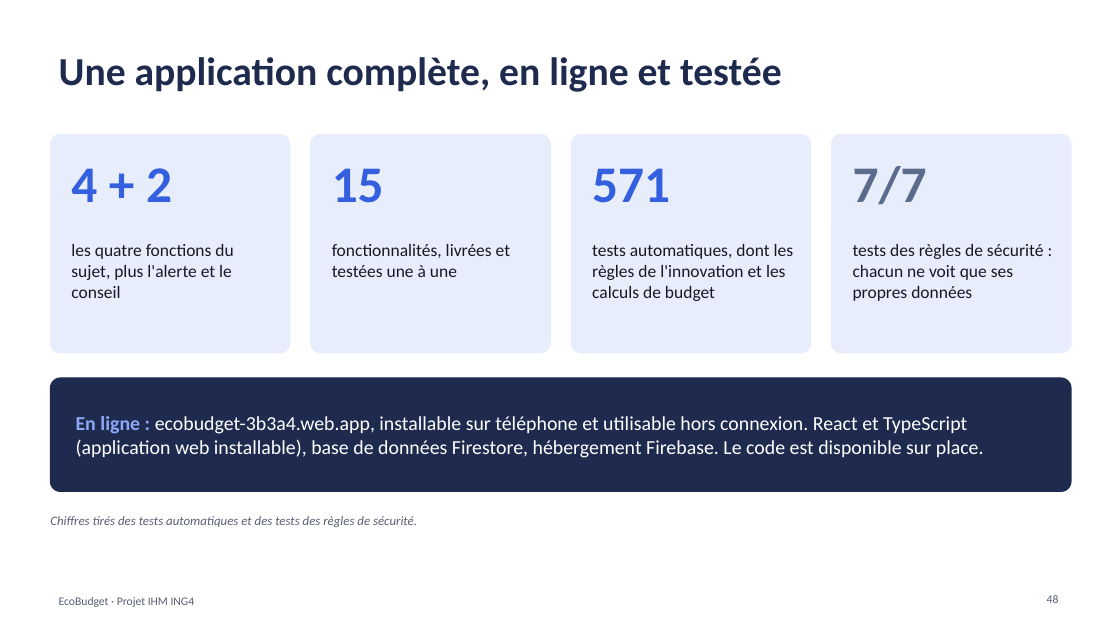
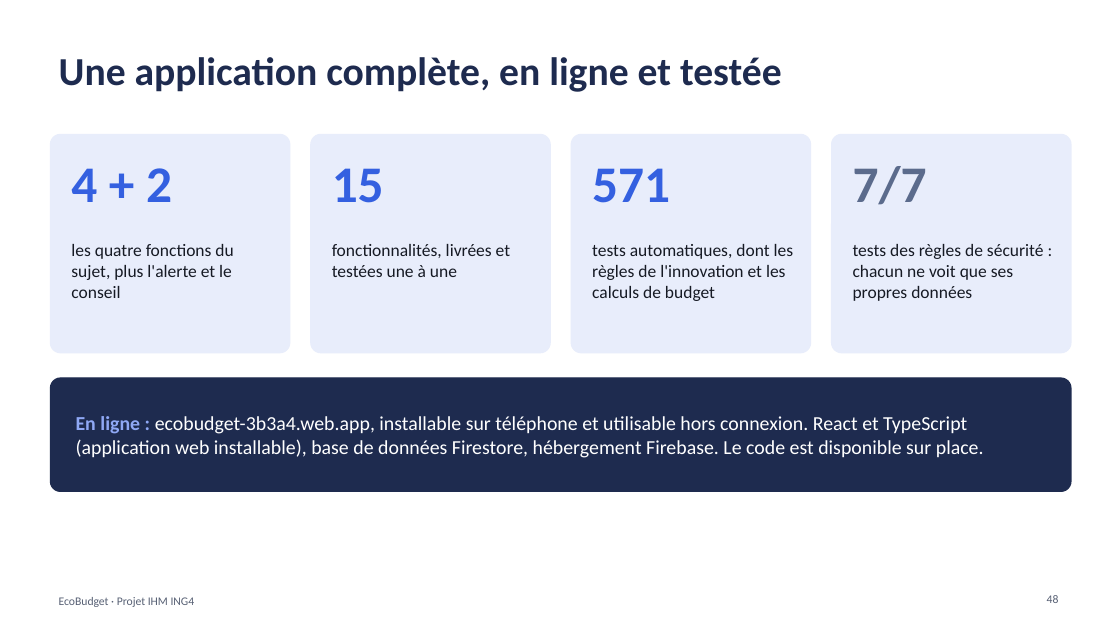
Before and after one commit to kaderouadahi/EcoBudget, a slide deck: slide 48 of livrables/EcoBudget.pptx. Drawn at 1120x630 pixels with LibreOffice and Linux fonts; fonts in the diff are those of the drawing. Boxes give left, top, right and bottom in pixels: in the first picture for what was removed or moved away, otherwise in the second. Text is boxed around its words. In the diff, an @@ line names an element or a change of style, - is before the commit and + after.

```diff
--- a/livrables/EcoBudget.pptx
+++ b/livrables/EcoBudget.pptx
@@ text removed at (50, 516, 417, 527) @@
-Chiffres tirés des tests automatiques et des tests des règles de sécurité.
```
Also in this commit, not shown: 8 other slides changed, 1 other file.
